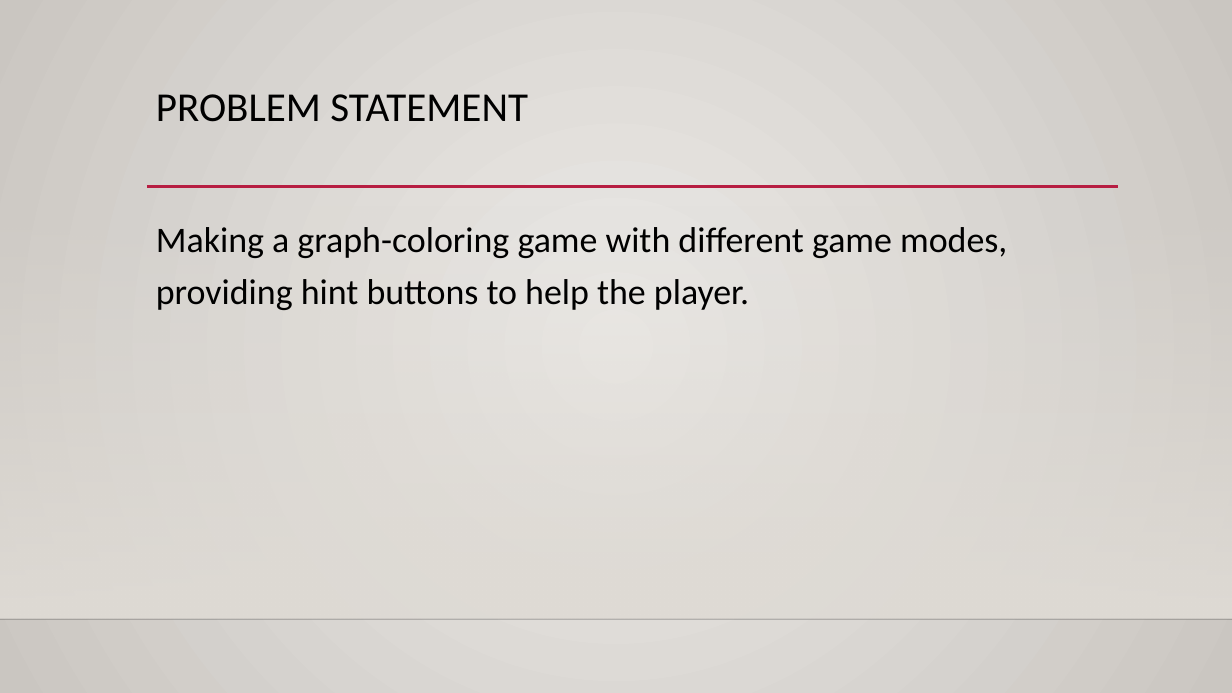
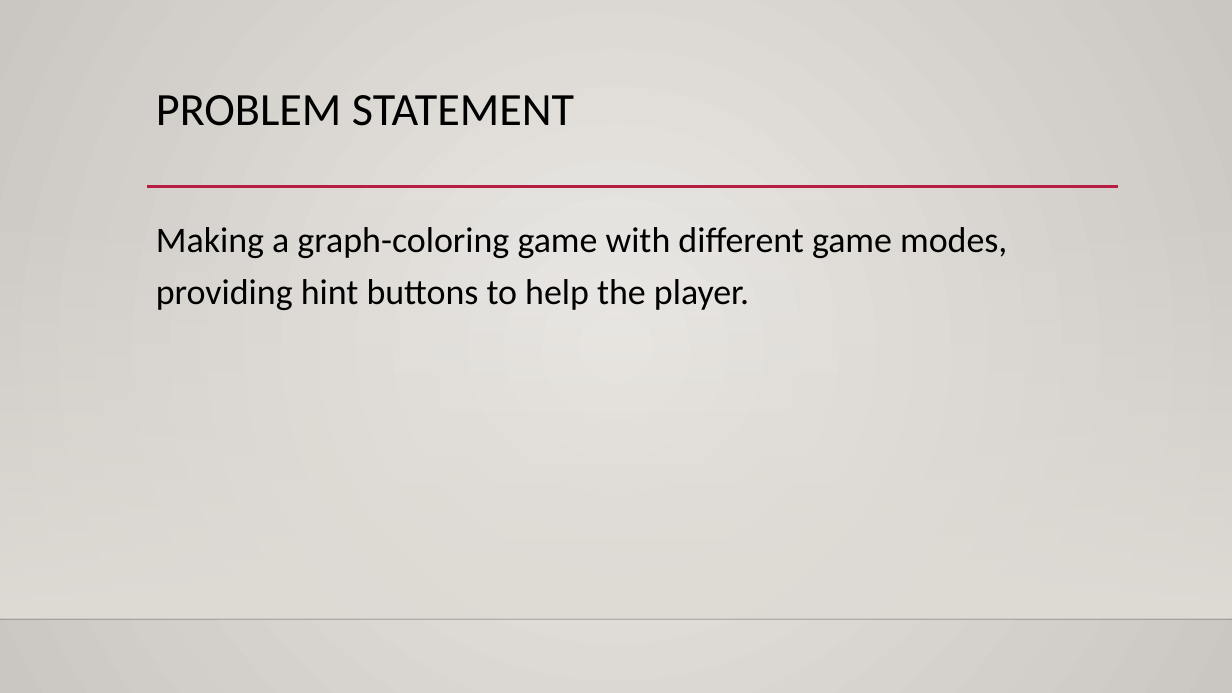
Before and after one commit to diagnoza/develop-, a slide deck: slide 3 of Project1-1/Phase2/Presentation2.pptx. Drawn at 1232x693 pixels with LibreOffice and Linux fonts; fonts in the diff are those of the drawing; background and template pictures are left out. Boxes give left, top, right and bottom in pixels: in the first picture for what was removed or moved away, otherwise in the second. Text is boxed around its words. In the diff, an @@ line names an element or a change of style, - is before the commit and + after.

```diff
--- a/Project1-1/Phase2/Presentation2.pptx
+++ b/Project1-1/Phase2/Presentation2.pptx
@@ title "PROBLEM STATEMENT" at [156, 95, 574, 126]: size 32 to 36 pt @@
```
Also in this commit, not shown: 7 other slides changed, 1 slide removed.
